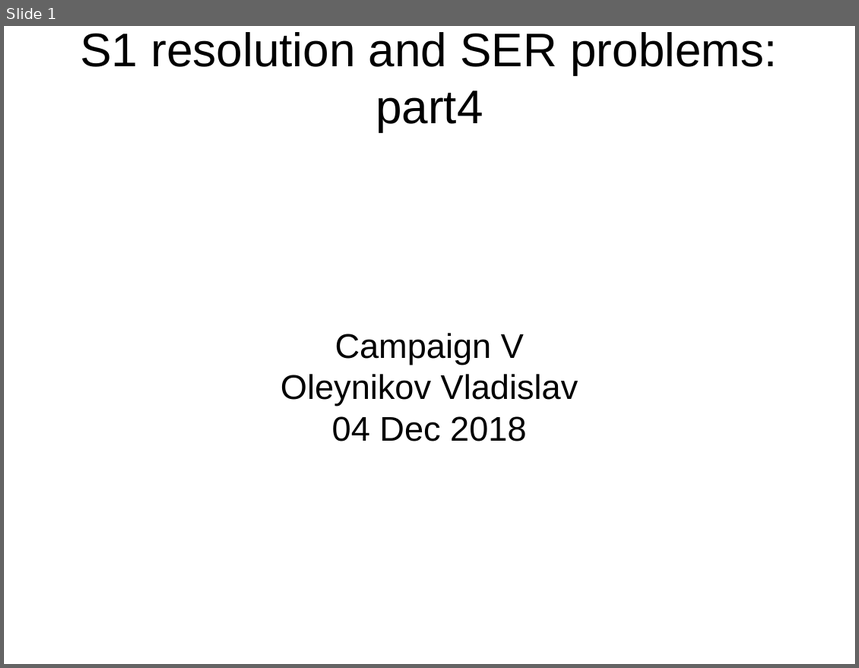
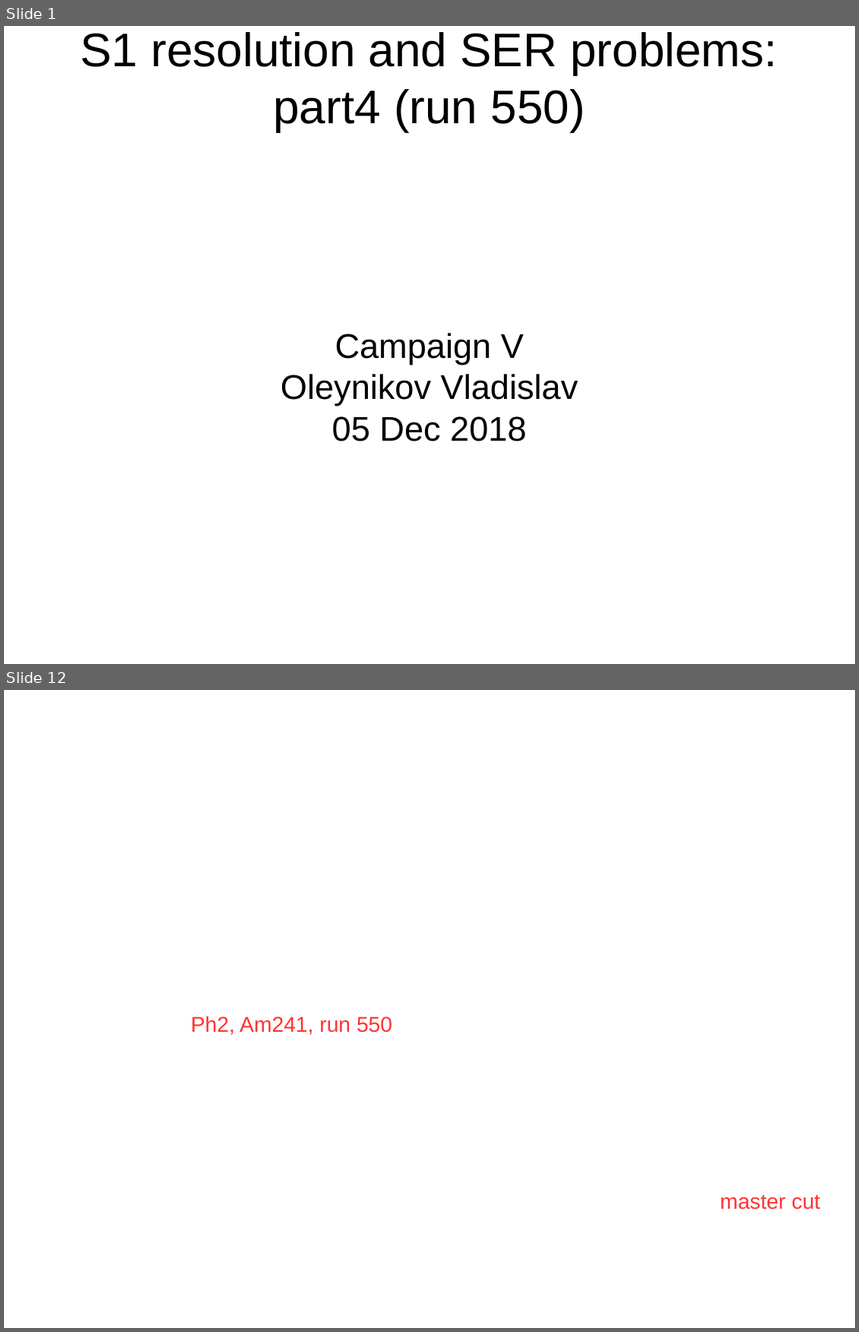
Before and after one commit to Vlad-ole/Red_Reports, a slide deck: S1 resolution and SER problems:part4 (run 550).odp. Shown one above the other, each under a label of ours: slide 1 before the commit, slides 1 and 12 after it; the slides between them are not shown. The pictures are 859x668 and 859x1332 pixels, drawn with LibreOffice and Linux fonts; fonts in the diff are those of the drawing; background and template pictures are left out. Boxes give left, top, right and bottom in pixels: in the first picture for what was removed or moved away, otherwise in the second. Text is boxed around its words. In the diff, an @@ line names an element or a change of style, - is before the commit and + after.

Commit message:
add S1 resolution

```diff
--- a/S1 resolution and SER problems:part4 (run 550).odp
+++ b/S1 resolution and SER problems:part4 (run 550).odp
@@ slide 12 added at <box>4,690,855,1328</box>, background picture (left out) @@
@@ text added at <box>191,1016,392,1035</box>, 20 pt, text #FF3333 @@
+Ph2, Am241, run 550
@@ text added at <box>720,1195,821,1210</box>, 20 pt, text #FF3333 @@
+master cut
@@ slide 1 changed as well @@
@@ title at <box>81,32,777,132</box>: text changed @@
-S1 resolution and SER problems:
-part4
+S1 resolution and SER problems:
+part4 (run 550)
@@ subtitle at <box>332,417,526,442</box>: text changed @@
-04 Dec 2018
+05 Dec 2018
```
Also in this commit, not shown: 24 other slides added, 7 slides removed, 4 other files.
